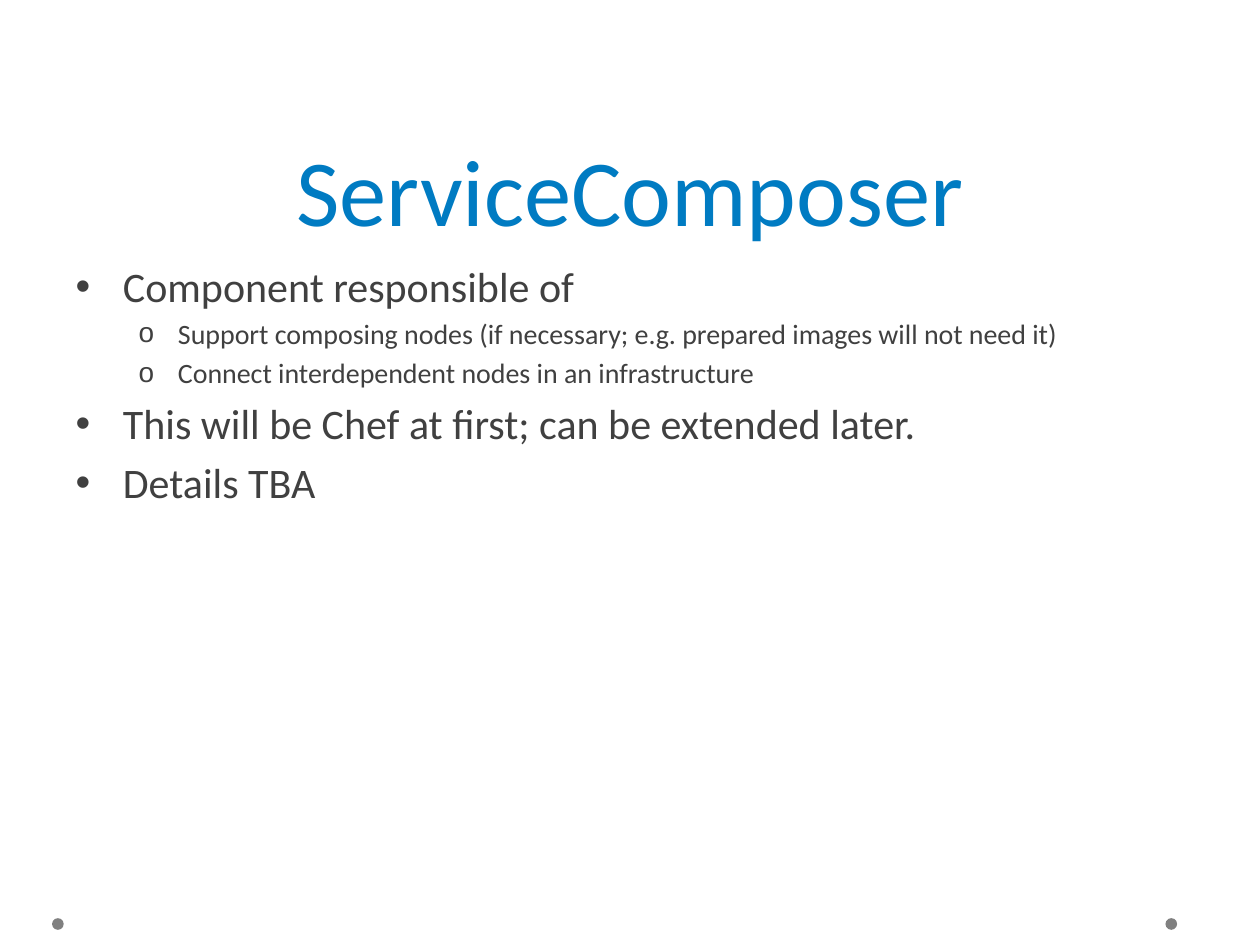
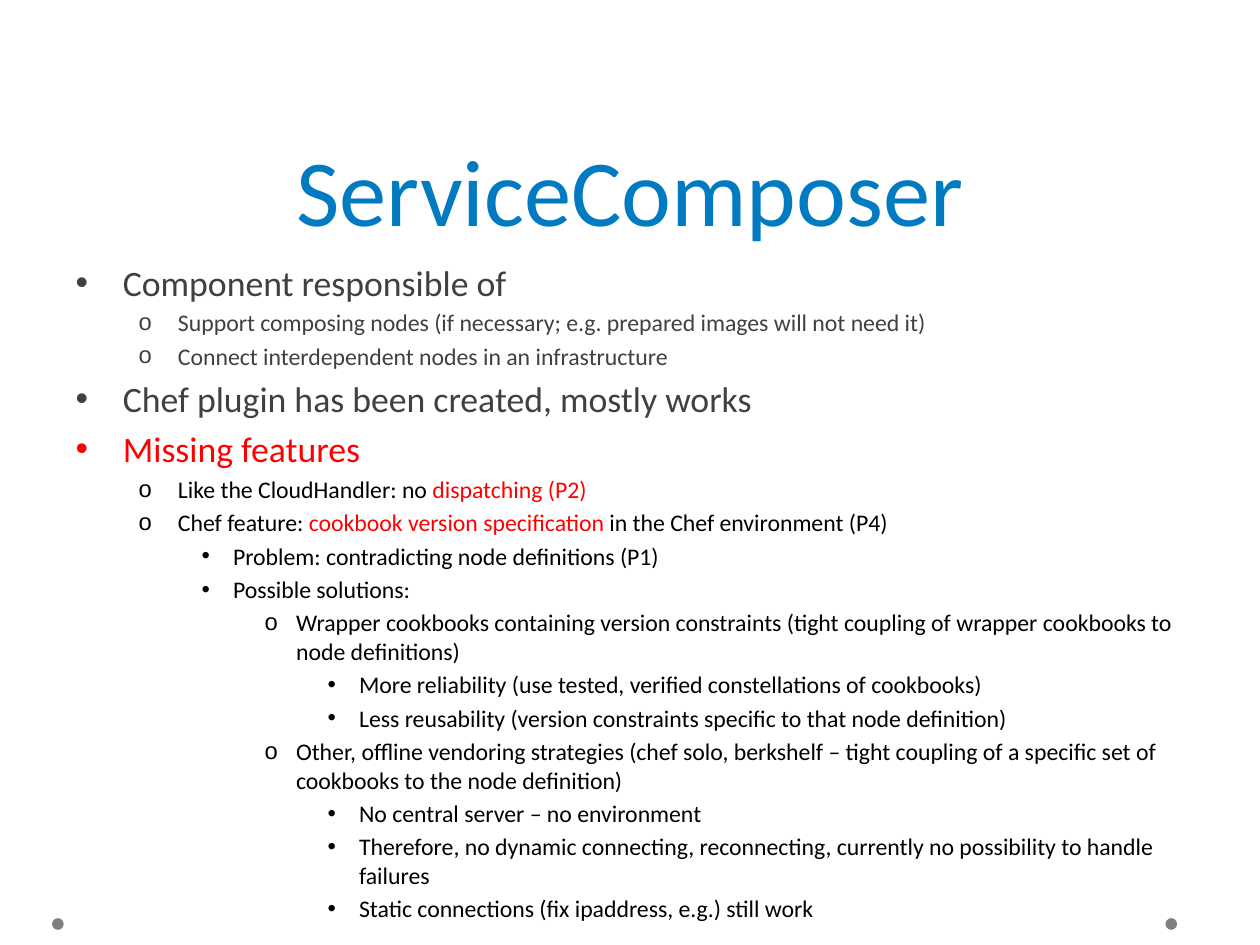
Before and after one commit to occopus/docs, a slide deck: slide 20 of sztaki-occo-report.pptx. Drawn at 1260x945 pixels with LibreOffice and Linux fonts; fonts in the diff are those of the drawing; background and template pictures are left out. Boxes give left, top, right and bottom in pixels: in the first picture for what was removed or moved away, otherwise in the second. Text is boxed around its words. In the diff, an @@ line names an element or a change of style, - is before the commit and + after.

```diff
--- a/sztaki-occo-report.pptx
+++ b/sztaki-occo-report.pptx
@@ text at (x1=123, y1=271, x2=926, y2=369): size 24 to 20.4 pt in "Component responsible of"; size 16 to 13.6 pt in "Support composing nodes (if necessary; e.g. prepared ...", "Connect interdependent nodes in an infrastructure" @@
@@ text at (x1=123, y1=387, x2=1171, y2=884): text changed; size 24 to 13.6 pt; text colour #404040 to #000000 @@
-• This will be Chef at first; can be extended later.
-• Details TBA
+• Chef plugin has been created, mostly works
+• Missing features
+  o Like the CloudHandler: no dispatching (P2)
+  o Chef feature: cookbook version specification in the Chef environment (P4)
+    • Problem: contradicting node definitions (P1)
+    • Possible solutions:
+      o Wrapper cookbooks containing version constraints (tight coupling of wrapper cookbooks to node definitions)
+        • More reliability (use tested, verified constellations of cookbooks)
+        • Less reusability (version constraints specific to that node definition)
+      o Other, offline vendoring strategies (chef solo, berkshelf – tight coupling of a specific set of cookbooks to the node definition)
+        • No central server – no environment
+        • Therefore, no dynamic connecting, reconnecting, currently no possibility to handle failures
+        • Static connections (fix ipaddress, e.g.) still work
```
Also in this commit, not shown: 7 other slides changed, 10 slides added.
